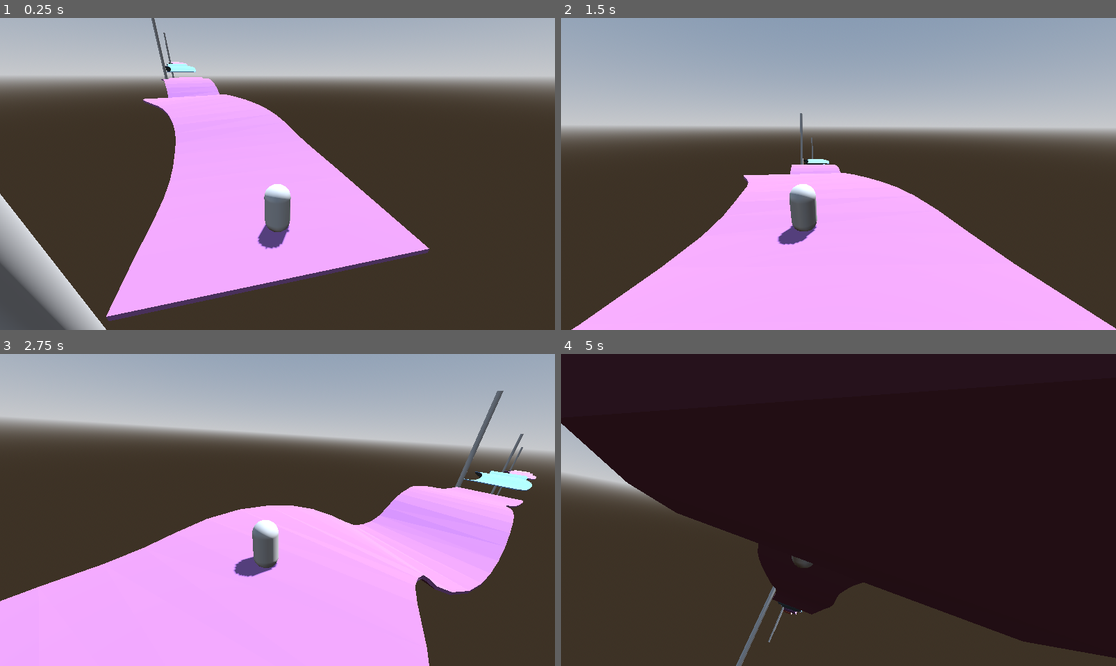
Above: before the commit, frames 1-4 (two rows, left to right).
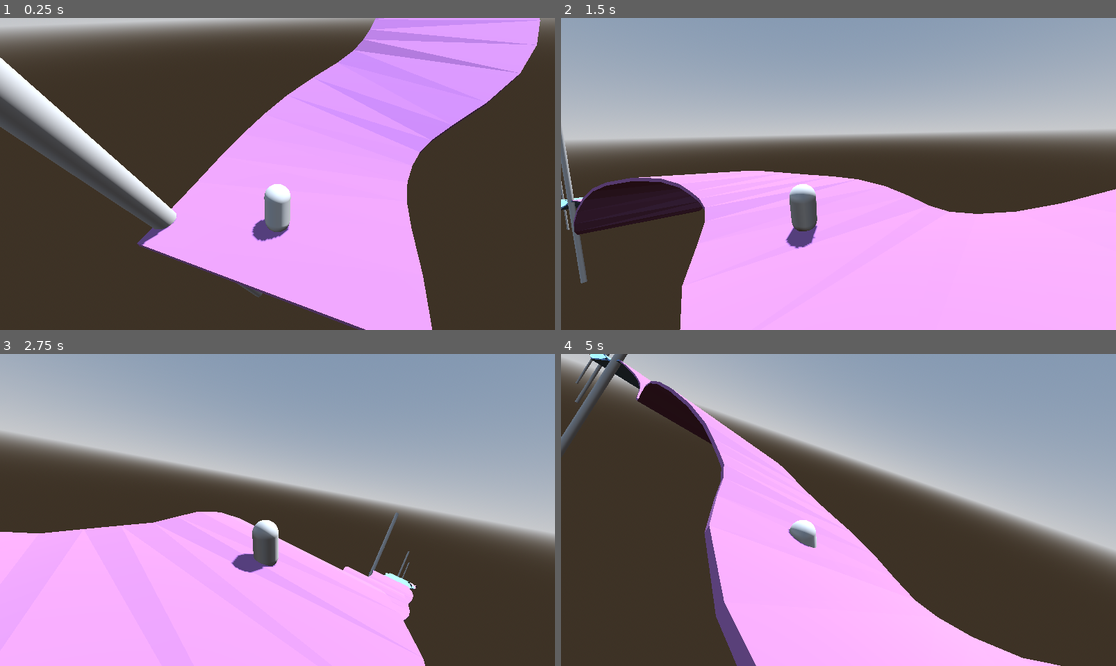
Above: after the commit, the same moments.

Repository: ludovancy/endless-roller
Game: Godot game, scene res://world.tscn
Same seed, same stepped clock (60 frames per second), same inputs: the game is played once before the commit and once after it.
Inputs (mouse positions are in pixels of both pictures, inside the frame that each line leads up to):
- Up to frame 1 (0.25 s): no input
- Up to frame 2 (1.5 s): tap Enter at 0.5 s; move the mouse to (960, 158) at 0.52 s; hold Right (ui_right) 0.53-1.25 s; click (960, 158) at 0.67 s; drag from (727, 189) to (810, 236) at 1.27 s
- Up to frame 3 (2.75 s): move the mouse to (333, 441) at 2.02 s; hold Right (ui_right) from 2.03 s (still down)
- Up to frame 4 (5 s): release Right (ui_right) at 2.75 s; drag from (810, 572) to (672, 463) at 2.77 s; move the mouse to (1005, 556) at 3.52 s; hold Left (ui_left) 3.53-4.25 s; drag from (672, 463) to (755, 432) at 4.27 s

The runs differ from the first frame. In frame 1, 52% of the frame differs, in the area x 0-100%, y 0-100%; in frame 2, 20%; in frame 3, 44%; in frame 4, 83%.

Commit message:
Fix random end path points

Diff:
--- a/path.tscn
+++ b/path.tscn
@@ -7,6 +7,7 @@
 height = 40.0
 
 [sub_resource type="Curve3D" id="Curve3D_uokhs"]
+resource_local_to_scene = true
 
 [node name="CustomPath" type="Node3D"]
 script = ExtResource("1_0tngy")
